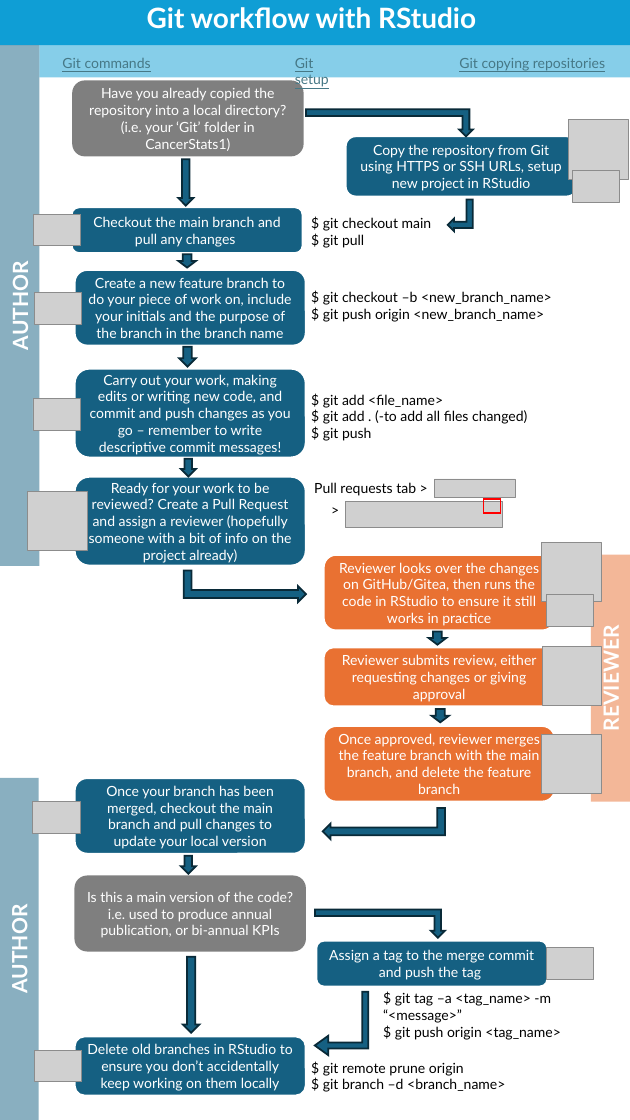
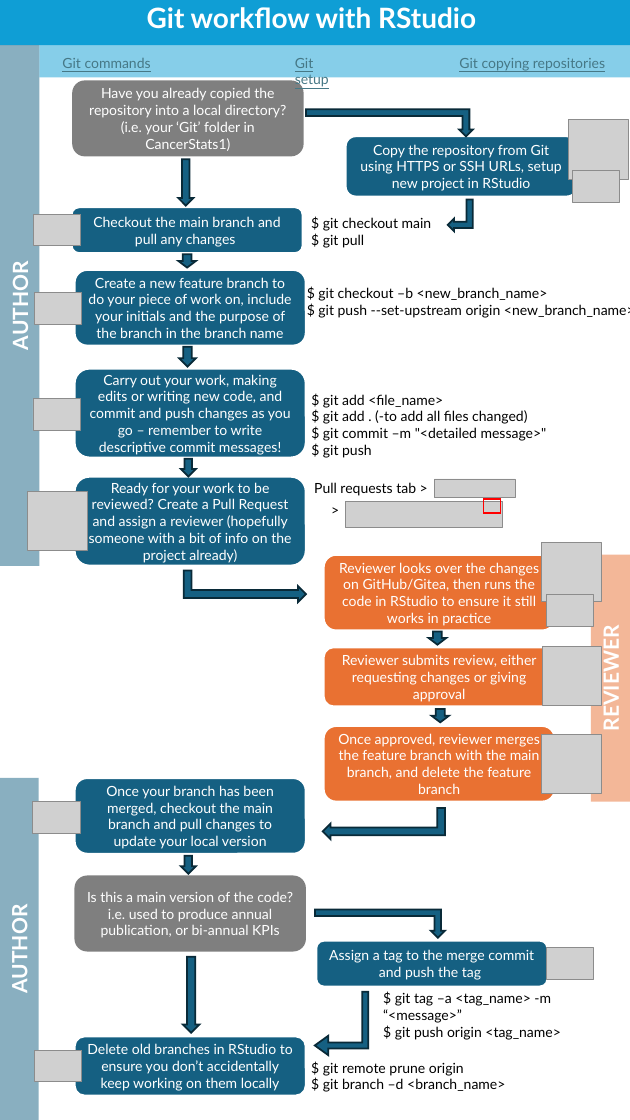
Before and after one commit to aoifem01/git_materials, a slide deck: slide 1 of git_workflow.pptx. Drawn at 630x1120 pixels with LibreOffice and Linux fonts; fonts in the diff are those of the drawing; grey boxes stand for pictures. Boxes give left, top, right and bottom in pixels: in the first picture for what was removed or moved away, otherwise in the second. Text is boxed around its words. In the diff, an @@ line names an element or a change of style, - is before the commit and + after.

```diff
--- a/git_workflow.pptx
+++ b/git_workflow.pptx
@@ text at [318,304,630,318]: text changed @@
-$ git push origin <new_branch_name>
+$ git push --set-upstream origin <new_branch_name>
@@ text at [323,427,547,441]: paragraph added @@
+$ git commit –m "<detailed message>"
```
